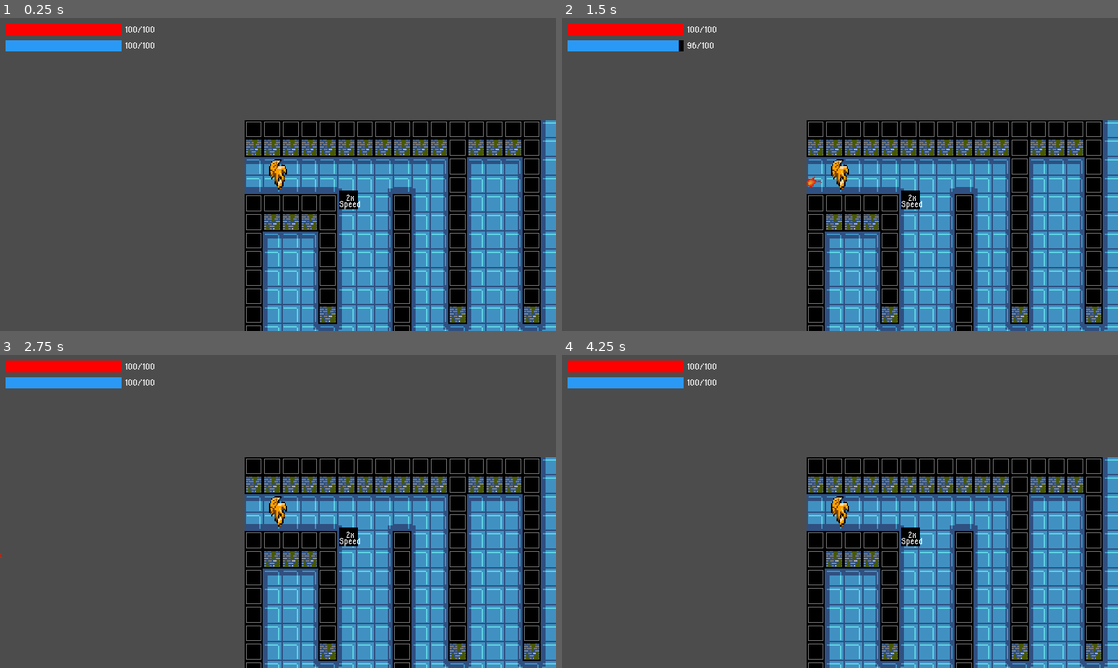
Above: before the commit, frames 1-4 (two rows, left to right).
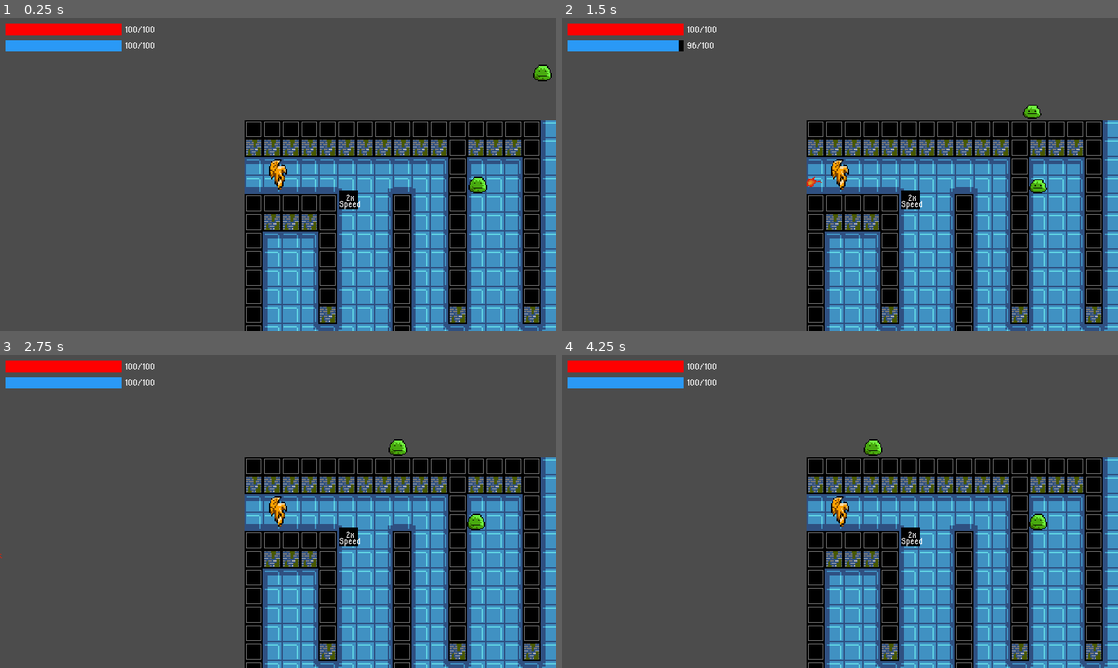
Above: after the commit, the same moments.

Repository: jonathanlin0/Theseus
Game: Godot game, scene res://Levels/Level1.tscn
The game is run twice, just before and just after one commit, with the same random seed, the same clock (stepped at 60 frames per second) and the same inputs.
Inputs (mouse positions are in pixels of both pictures, inside the frame that each line leads up to):
- Up to frame 1 (0.25 s): no input
- Up to frame 2 (1.5 s): move the mouse to (962, 158) at 0.52 s; click (962, 158) at 0.6 s; move the mouse to (728, 190) at 1.27 s; click (728, 190) at 1.35 s
- Up to frame 3 (2.75 s): move the mouse to (333, 442) at 2.02 s; click (333, 442) at 2.1 s
- Up to frame 4 (4.25 s): move the mouse to (812, 574) at 2.77 s; click (812, 574) at 2.85 s; move the mouse to (1006, 558) at 3.52 s; click (1006, 558) at 3.6 s

The runs differ from the first frame. In frame 1, 0.3% of the frame differs, in the area x 84-100%, y 14-56%; in frame 2, 0.2%; in frame 3, 0.3%; in frame 4, 0.3%.

Commit message:
I did a little testng

Diff:
--- a/Theseus/Enemies/Slime.gd
+++ b/Theseus/Enemies/Slime.gd
@@ -1,7 +1,11 @@
 extends KinematicBody2D
 
 # the velocity vector that changes to try to chase the player around
-var velocity = Vector2(10,0)
+var velocity = Vector2(100,0)
+
+
+
+
 
 func _physics_process(delta):
 	var difference_x = master_data.player_x - position.x
--- a/Theseus/Levels/Level1.tscn
+++ b/Theseus/Levels/Level1.tscn
@@ -1,7 +1,8 @@
-[gd_scene load_steps=4 format=2]
+[gd_scene load_steps=5 format=2]
 
 [ext_resource path="res://Tile_Sets/tileset_blue.tres" type="TileSet" id=1]
 [ext_resource path="res://Characters/Player.tscn" type="PackedScene" id=2]
+[ext_resource path="res://Enemies/Slime.tscn" type="PackedScene" id=3]
 [ext_resource path="res://Power_Ups/2x_Speed.tscn" type="PackedScene" id=5]
 
 [node name="Stage1" type="Node2D"]
@@ -17,3 +18,9 @@
 
 [node name="2x_Speed" parent="." instance=ExtResource( 5 )]
 position = Vector2( 106, 69 )
+
+[node name="Slime" parent="." instance=ExtResource( 3 )]
+position = Vector2( 230, 55 )
+
+[node name="Slime2" parent="." instance=ExtResource( 3 )]
+position = Vector2( 286, -54 )
